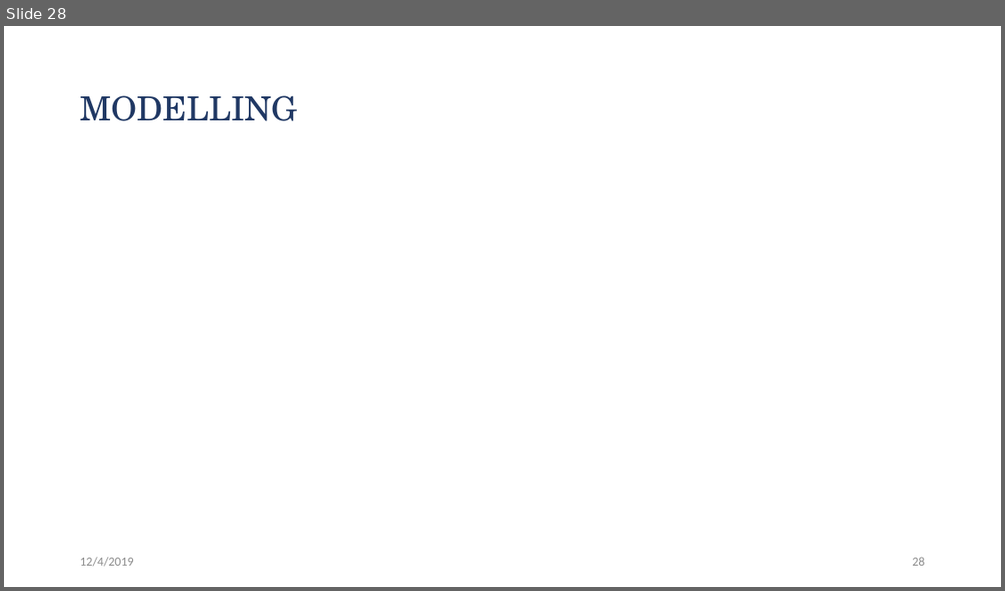
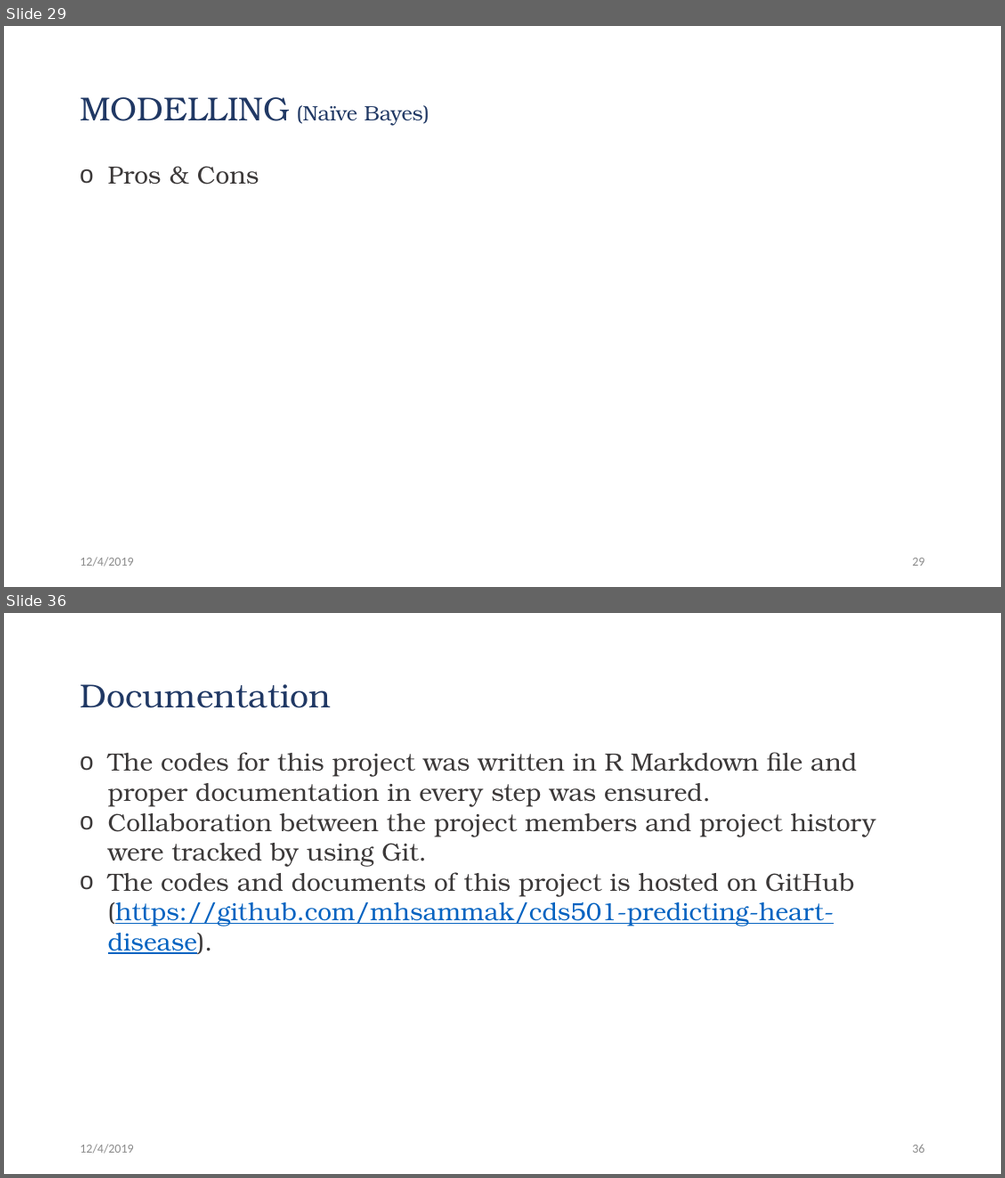
Before and after one commit to Jwen-pg/cds501-predicting-heart-disease, a slide deck: presentation.pptx. Shown one above the other, each under a label of ours: slide 28 before the commit, slides 29 and 36 after it; the slides between them are not shown. The pictures are 1005x591 and 1005x1178 pixels, drawn with LibreOffice and Linux fonts; fonts in the diff are those of the drawing. Boxes give left, top, right and bottom in pixels: in the first picture for what was removed or moved away, otherwise in the second. Text is boxed around its words. In the diff, an @@ line names an element or a change of style, - is before the commit and + after.

```diff
--- a/presentation.pptx
+++ b/presentation.pptx
@@ slide 36 added at box(4, 613, 1001, 1174), background #FFFFFF @@
@@ title added at box(80, 684, 331, 708), 32 pt, text #203864 @@
+Documentation
@@ text added at box(108, 752, 876, 954), 24 pt, text #3B3838 @@
+o The codes for this project was written in R Markdown file and proper documentation in every step was ensured.
+o Collaboration between the project members and project history were tracked by using Git.
+o The codes and documents of this project is hosted on GitHub (https://github.com/mhsammak/cds501-predicting-heart-disease).
@@ text added at box(80, 1143, 133, 1153), 12 pt, text #8C8C8C @@
+12/4/2019
@@ page number added at box(912, 1144, 924, 1152), 12 pt, text #8C8C8C @@
+36
@@ what was slide 28 is now slide 29 @@
@@ slide 29 changed as well @@
@@ title at box(80, 97, 429, 126): text changed; size 32 to 20 pt; font TeX Gyre Schola to TeX Gyre Bonum @@
-MODELLING
+MODELLING (Naïve Bayes)
@@ text added at box(108, 166, 259, 184), 24 pt, text #3B3838 @@
+o Pros & Cons
@@ page number at box(912, 557, 924, 565): text changed @@
-28
+29
```
Also in this commit, not shown: 6 other slides changed, 7 other slides added, 1 slide removed.
